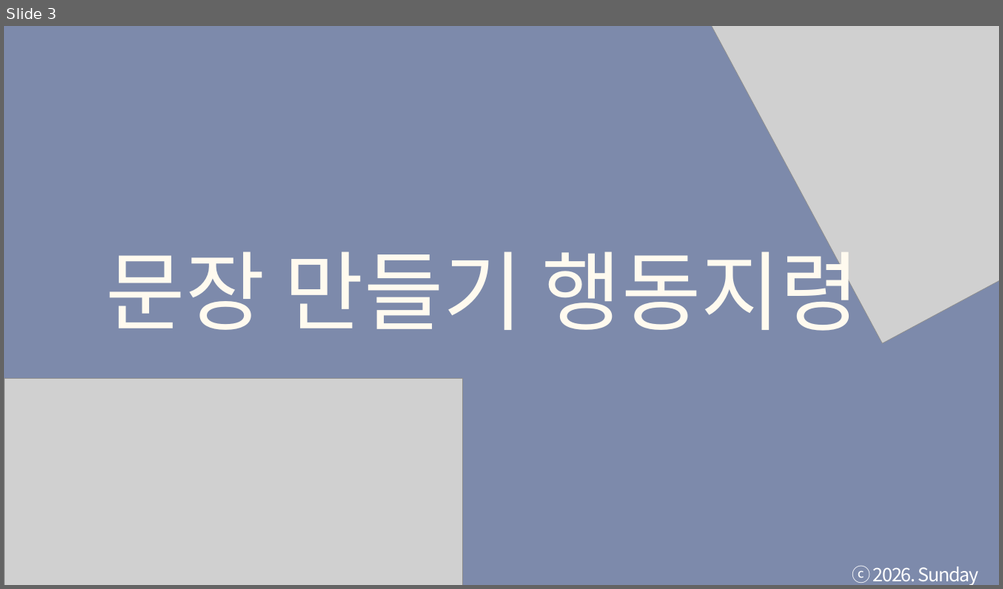
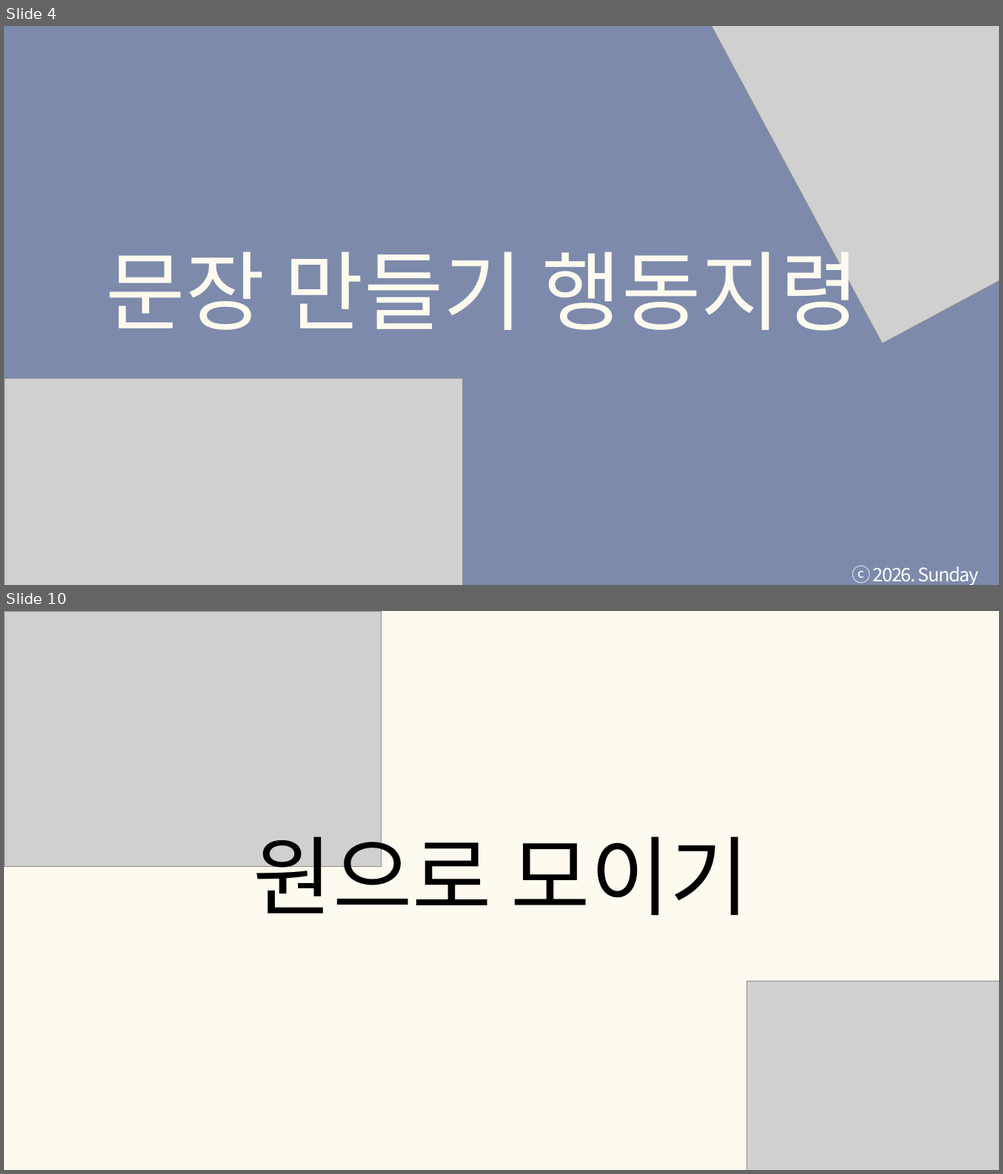
Before and after one commit to tkdgns25300/sunday_play, a slide deck: public/downloads/games/action-command/rules.pptx. Shown one above the other, each under a label of ours: slide 3 before the commit, slides 4 and 10 after it; the slides between them are not shown. The pictures are 1003x589 and 1003x1174 pixels, drawn with LibreOffice and Linux fonts; fonts in the diff are those of the drawing; grey boxes stand for pictures. Boxes give left, top, right and bottom in pixels: in the first picture for what was removed or moved away, otherwise in the second. Text is boxed around its words. In the diff, an @@ line names an element or a change of style, - is before the commit and + after.

```diff
--- a/public/downloads/games/action-command/rules.pptx
+++ b/public/downloads/games/action-command/rules.pptx
@@ slide 10 added at box(4, 611, 999, 1170), background #FFFAEF @@
@@ picture added at box(4, 611, 381, 866) @@
@@ text added at box(253, 821, 749, 916), 125 pt, text #000000 @@
+원으로 모이기
@@ picture added at box(746, 982, 999, 1170) @@
@@ what was slide 3 is now slide 4 @@
```
Also in this commit, not shown: 1 slide changed, 20 other slides added, 2 other files.
